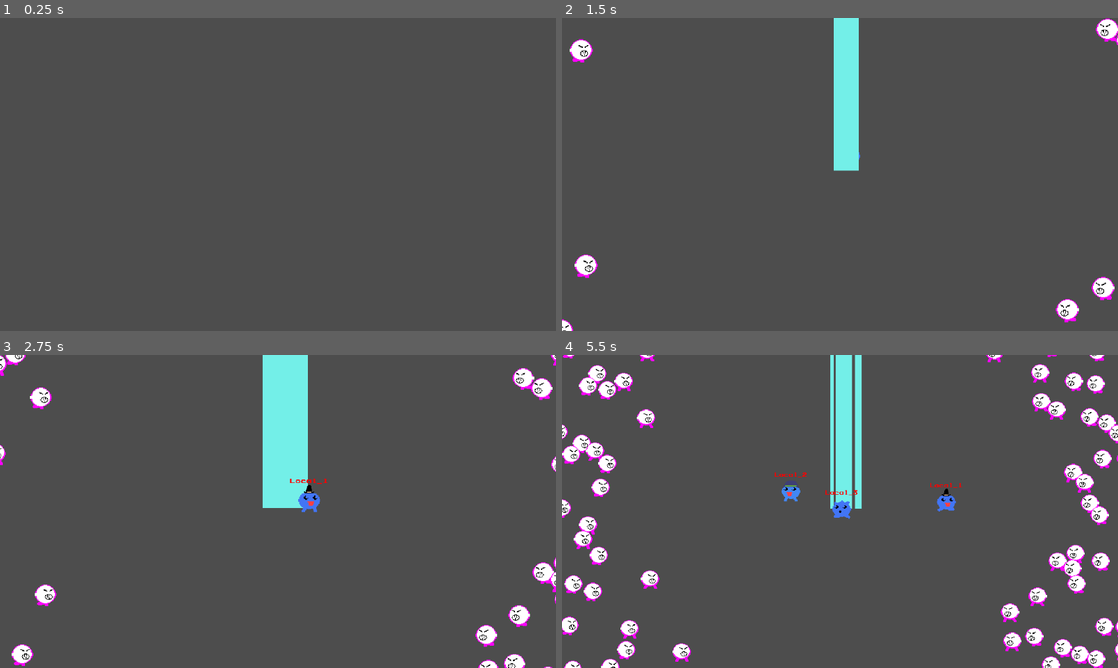
Above: before the commit, frames 1-4 (two rows, left to right).
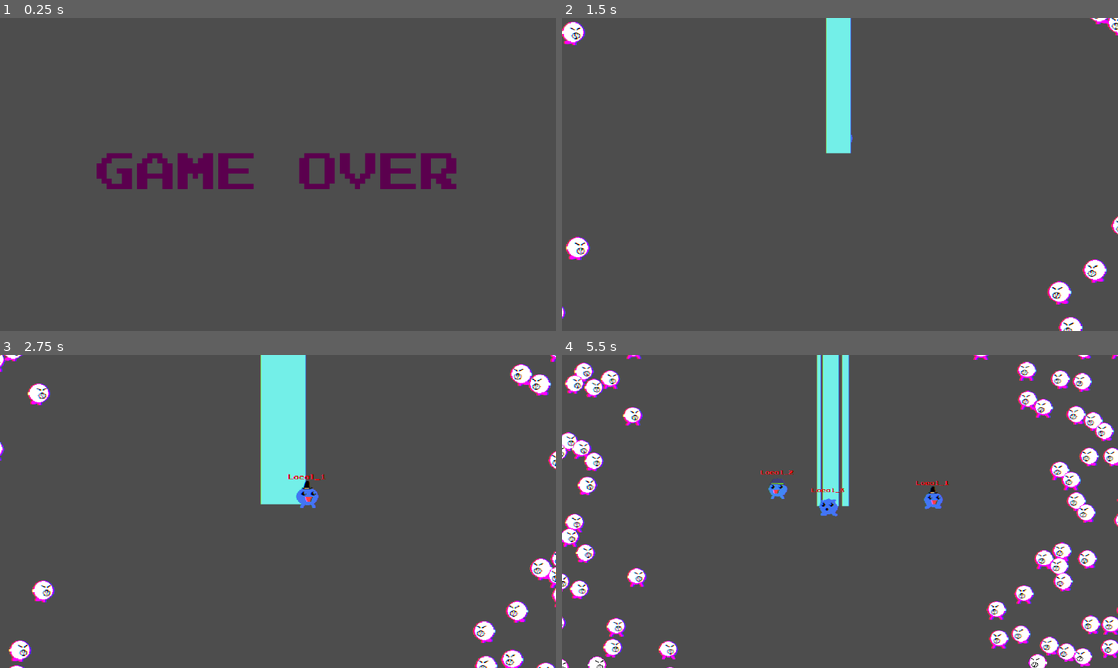
Above: after the commit, the same moments.

Repository: mcerdeira/d3mon
Game: Godot game, scene res://server.tscn
Two runs of this game, one before a commit and one after it. Both use one fixed random seed, a clock stepped at 60 frames per second and the inputs below.
Inputs (mouse positions are in pixels of both pictures, inside the frame that each line leads up to):
- Up to frame 1 (0.25 s): no input
- Up to frame 2 (1.5 s): tap Enter at 0.5 s; move the mouse to (962, 158) at 0.52 s; hold D (right) 0.53-1.28 s; tap J (join) at 0.6 s; move the mouse to (728, 190) at 1.27 s; hold S (down) from 1.28 s (still down); tap Z (shoot) at 1.35 s
- Up to frame 3 (2.75 s): move the mouse to (333, 442) at 2.02 s; release S (down) at 2.03 s; hold D (right) from 2.03 s (still down); tap J (join) at 2.1 s
- Up to frame 4 (5.5 s): move the mouse to (812, 574) at 2.77 s; release D (right) at 2.78 s; hold W (up) 2.78-3.53 s; tap Z (shoot) at 2.85, 4.35 s; move the mouse to (1006, 558) at 3.52 s; hold A (left) 3.53-5.03 s; tap J (join) at 3.6, 5.1 s; move the mouse to (673, 464) at 4.27 s; move the mouse to (867, 511) at 5.02 s; hold S (down) from 5.03 s (still down)

The runs differ from the first frame. In frame 1, 3.7% of the frame differs, in the area x 17-83%, y 43-55%; in frame 2, 3.9%; in frame 3, 3.1%; in frame 4, 15%, in the area x 0-100%, y 0-100%.

Commit message:
Varios temas

Diff:
--- /dev/null
+++ b/src/CanvasLayer.gd
@@ -0,0 +1,4 @@
+extends CanvasLayer
+
+func _process(delta):
+	$game_over.visible = Global.GAME_OVER
--- a/src/Enemy.gd
+++ b/src/Enemy.gd
@@ -13,6 +13,7 @@
 var bleeding_time = bleeding_time_total
 var bleeding_spawn_total = 1.0
 var bleeding_spawn = 0
+var stop_hitting = 0
 
 func _ready():
 	add_to_group("enemies")
@@ -23,7 +24,12 @@
 
 func _process(delta):
 	if Global.GAME_OVER:
-		queue_free()
+		return
+
+	if stop_hitting > 0:
+		stop_hitting -= 1 * delta
+		if stop_hitting <= 0:
+			$collider.set_deferred("disabled", false)
 
 	speed_chase = 35.0 + Global.ENEMY_SPEED_BASE
 	speed_normal = 10.0 + Global.ENEMY_SPEED_BASE
@@ -55,6 +61,7 @@
 			$sprite.material.set_shader_parameter("hitted", 0)
 
 	if health <= 0:
+		bleed(10)
 		queue_free()
 		return
 
@@ -69,12 +76,24 @@
 		$face.scale.x = -1
 
 
-func bleed():
-	for i in range(Global.pick_random([1, 2])):
+func bleed(count=0):
+	if count == 0:
+		count = Global.pick_random([1, 2])
+	for i in range(count):
 		var p = Blood.instantiate()
 		p.global_position = global_position
 		p.z_index = -9999
 		get_parent().add_child(p)
+
+func stop_hit():
+	stop_hitting = 0.2
+	$collider.set_deferred("disabled", true)
+
+func hitkill():
+	speed = 0.0
+	bleeding = true
+	health = 0
+	hitted_ttl = 0.1
 
 func hited():
 	speed = 0.0
--- /dev/null
+++ b/src/Shaker.gd
@@ -0,0 +1,40 @@
+extends Node2D
+
+@export var _camera : NodePath
+@onready var camera : Camera2D = get_node(_camera) as Camera2D
+
+var camera_shake_intensity = 0.0
+var camera_shake_duration = 0.0
+
+enum Type {Random, Sine, Noise}
+var camera_shake_type = Type.Random
+
+func _ready():
+	Global.shaker_obj = self
+
+func shake(intensity, duration, type = Type.Random):
+	if intensity > camera_shake_intensity and duration > camera_shake_duration:
+		camera_shake_intensity = intensity
+		camera_shake_duration = duration
+		camera_shake_type = type
+
+func _physics_process(delta):
+	if camera_shake_duration <= 0:
+		# Reset the camera when the shaking is done
+		camera.offset = Vector2(0, 0)
+		camera_shake_intensity = 0.0
+		camera_shake_duration = 0.0
+		return
+
+	camera_shake_duration = camera_shake_duration - delta
+
+	# Shake it
+	var offset = Vector2.ZERO
+
+	if camera_shake_type == Type.Random:
+		offset = Vector2(randf(), randf()) * camera_shake_intensity
+
+
+	offset = offset
+
+	camera.offset = offset
--- /dev/null
+++ b/src/SpawnKiller.gd
@@ -0,0 +1,15 @@
+extends Area2D
+var enemies = []
+var active = true
+
+func _process(delta):
+	if active:
+		enemies = get_overlapping_bodies()
+
+func killemall():
+	for e in enemies:
+		if e.is_in_group("enemies"):
+			e.hitkill()
+
+	active = false
+	queue_free()
--- a/src/game.gd
+++ b/src/game.gd
@@ -6,6 +6,7 @@
 var spawn_swap = 0
 var radius = Vector2(650, 0)
 var enemy_count = 30
+var ENEMY_MAX = 700
 
 func zoom_in():
 	Global.ENEMY_SPAWN_VEL += 0.5
@@ -57,7 +58,7 @@
 func spawn_enemy():
 	if !Global.GAME_OVER:
 		var enemy_instances = get_tree().get_nodes_in_group("enemies").size();
-		if enemy_instances <= 1000:
+		if enemy_instances <= ENEMY_MAX:
 			var count = enemy_count
 			var center = get_viewport_rect().size / 2
 
--- /dev/null
+++ b/src/game.gdshader
@@ -0,0 +1,19 @@
+shader_type canvas_item;
+
+uniform bool apply = true;
+uniform float amount = 0.1;
+uniform sampler2D offset_texture : hint_default_white;
+uniform sampler2D SCREEN_TEXTURE : hint_screen_texture, filter_linear_mipmap;
+
+void fragment() {
+	vec4 texture_color = texture(SCREEN_TEXTURE, SCREEN_UV);
+	vec4 color = texture_color;
+
+	if (apply == true) {
+		float adjusted_amount = amount * texture(offset_texture, SCREEN_UV).r / 100.0;
+		color.r = texture(SCREEN_TEXTURE, vec2(SCREEN_UV.x + adjusted_amount, SCREEN_UV.y)).r;
+		color.g = texture(SCREEN_TEXTURE, SCREEN_UV).g;
+		color.b = texture(SCREEN_TEXTURE, vec2(SCREEN_UV.x - adjusted_amount, SCREEN_UV.y)).b;
+	}
+	COLOR = color;
+}
--- a/src/game.tscn
+++ b/src/game.tscn
@@ -1,11 +1,47 @@
-[gd_scene load_steps=2 format=3 uid="uid://c6y2nclowk8mx"]
+[gd_scene load_steps=7 format=3 uid="uid://c6y2nclowk8mx"]
 
 [ext_resource type="Script" path="res://game.gd" id="1_noc6f"]
+[ext_resource type="Script" path="res://Shaker.gd" id="2_h4804"]
+[ext_resource type="FontFile" uid="uid://cqp5o2vpb07yg" path="res://fonts/prstartk.ttf" id="2_p3ubr"]
+[ext_resource type="Shader" path="res://game.gdshader" id="3_0opvk"]
+[ext_resource type="Script" path="res://CanvasLayer.gd" id="3_6o8ju"]
+
+[sub_resource type="ShaderMaterial" id="ShaderMaterial_ffj5h"]
+shader = ExtResource("3_0opvk")
+shader_parameter/apply = true
+shader_parameter/amount = 0.1
 
 [node name="Game" type="Node2D"]
 y_sort_enabled = true
 script = ExtResource("1_noc6f")
 
+[node name="Fx" type="ColorRect" parent="."]
+z_index = 4096
+material = SubResource("ShaderMaterial_ffj5h")
+offset_left = -333.0
+offset_top = -209.0
+offset_right = 1582.0
+offset_bottom = 831.0
+
+[node name="CanvasLayer" type="CanvasLayer" parent="."]
+script = ExtResource("3_6o8ju")
+
+[node name="game_over" type="Label" parent="CanvasLayer"]
+offset_left = -2.0
+offset_top = 2.0
+offset_right = 1158.0
+offset_bottom = 643.0
+theme_override_colors/font_color = Color(0.356863, 0, 0.305882, 1)
+theme_override_fonts/font = ExtResource("2_p3ubr")
+theme_override_font_sizes/font_size = 84
+text = "GAME OVER"
+horizontal_alignment = 1
+vertical_alignment = 1
+
 [node name="Camera2D" type="Camera2D" parent="."]
 position = Vector2(576, 323)
 zoom = Vector2(0.8, 0.8)
+
+[node name="Shaker" type="Node2D" parent="."]
+script = ExtResource("2_h4804")
+_camera = NodePath("../Camera2D")
--- a/src/player.gd
+++ b/src/player.gd
@@ -1,4 +1,5 @@
 extends CharacterBody2D
+var already_shake = false
 var global_delta = 0.1
 var player_id = -1
 var player_command = "end"
@@ -163,12 +164,16 @@
 	$cloth.visible = true
 	$hat.visible = true
 	$lbl_name.visible = true
-
 	$spawner.visible = false
 	$spawner.queue_free()
-
+	$SpawnKiller.killemall()
 
 func _on_spawner_frame_changed():
+	if $spawner.frame >= 7:
+		if !already_shake:
+			already_shake = true
+			Global.shaker_obj.shake(50, 2.1)
+
 	if $spawner.frame >= 20:
 		$sprite.visible = true
 		$face.visible = true
@@ -176,7 +181,8 @@
 		$hat.visible = true
 
 func _on_area_body_entered(body):
-	if body.is_in_group("enemies"):
+	if body.is_in_group("enemies") and !spawning:
+		body.stop_hit()
 		hitted_ttl = 0.1
 		bleeding = true
 		health -= 1
--- a/src/player.tscn
+++ b/src/player.tscn
@@ -28,6 +28,7 @@
 [ext_resource type="Texture2D" uid="uid://cvp00fog642nu" path="res://sprites/spawner10.png" id="26_5q524"]
 [ext_resource type="Texture2D" uid="uid://bb520axuyadkv" path="res://sprites/spawner11.png" id="27_lpsj7"]
 [ext_resource type="Texture2D" uid="uid://p4gs8u65k8j6" path="res://sprites/spawner12.png" id="28_ni6xa"]
+[ext_resource type="Script" path="res://SpawnKiller.gd" id="29_udjrq"]
 
 [sub_resource type="ShaderMaterial" id="ShaderMaterial_8yfef"]
 resource_local_to_scene = true
@@ -212,6 +213,9 @@
 
 [sub_resource type="CircleShape2D" id="CircleShape2D_lv1rx"]
 radius = 11.0454
+
+[sub_resource type="CircleShape2D" id="CircleShape2D_rqxnv"]
+radius = 197.023
 
 [node name="player" type="CharacterBody2D"]
 script = ExtResource("1_t1qp0")
@@ -255,7 +259,6 @@
 position = Vector2(-3, -446.5)
 scale = Vector2(2.09375, 3.4037)
 sprite_frames = SubResource("SpriteFrames_i8qpe")
-frame_progress = 0.0583182
 speed_scale = 5.0
 
 [node name="collider" type="CollisionShape2D" parent="."]
@@ -270,6 +273,15 @@
 position = Vector2(2, -28)
 shape = SubResource("CircleShape2D_lv1rx")
 
+[node name="SpawnKiller" type="Area2D" parent="."]
+collision_layer = 2
+collision_mask = 2
+script = ExtResource("29_udjrq")
+
+[node name="collider" type="CollisionShape2D" parent="SpawnKiller"]
+position = Vector2(6, -15)
+shape = SubResource("CircleShape2D_rqxnv")
+
 [connection signal="animation_looped" from="spawner" to="." method="_on_spawner_animation_looped"]
 [connection signal="frame_changed" from="spawner" to="." method="_on_spawner_frame_changed"]
 [connection signal="body_entered" from="area" to="." method="_on_area_body_entered"]
--- a/src/scripts/Global.gd
+++ b/src/scripts/Global.gd
@@ -1,4 +1,5 @@
 extends Node
+var shaker_obj = null
 var SfxMuted = false
 var GAME_OVER = true
 var ENEMY_SPEED_BASE = 0.0
Not shown: 1 places in src/player.tscn that only renumber resources
